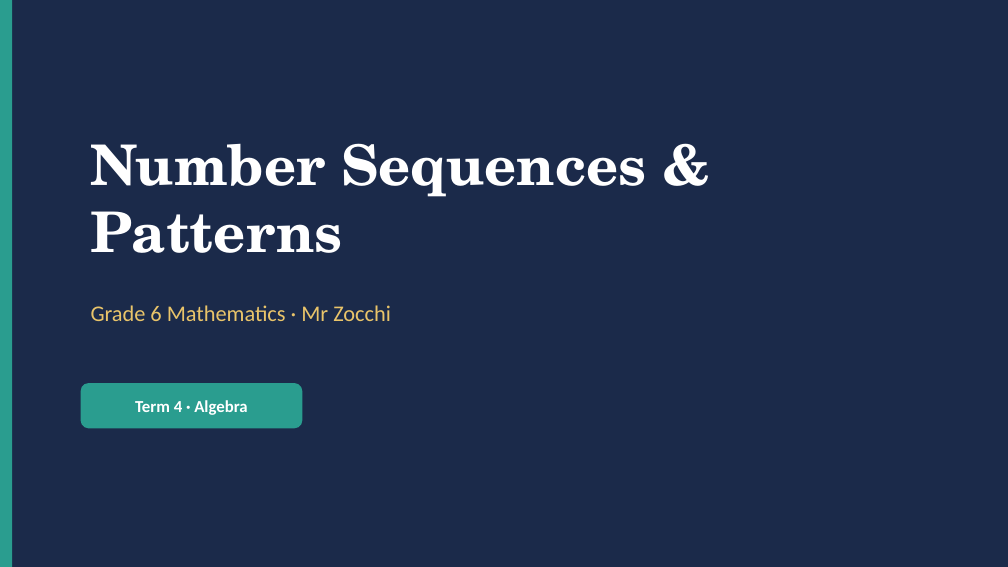
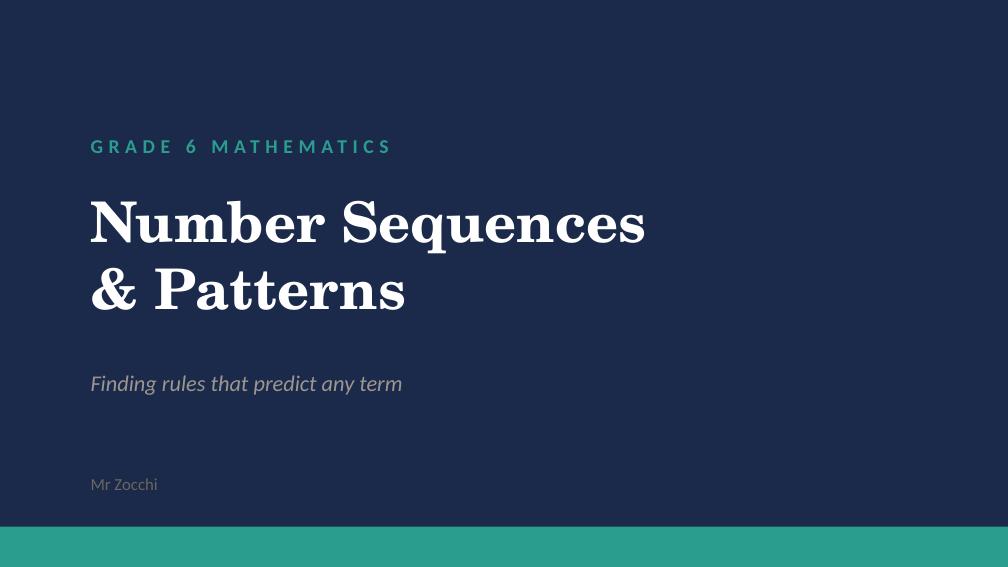
Before and after one commit to briscorey/mrzocchi, a slide deck: slide 1 of static/ppts/G6_Math_T4_Sequences.pptx. Drawn at 1008x567 pixels with LibreOffice and Linux fonts; fonts in the diff are those of the drawing. Boxes give left, top, right and bottom in pixels: in the first picture for what was removed or moved away, otherwise in the second. Text is boxed around its words. In the diff, an @@ line names an element or a change of style, - is before the commit and + after.

Commit message:
Build G6 T4 Algebra: 6 PPTs (inquiry, cultural connections, video recs) + 7 fillable worksheets (5 topics + full revision + revision booklet)

```diff
--- a/static/ppts/G6_Math_T4_Sequences.pptx
+++ b/static/ppts/G6_Math_T4_Sequences.pptx
@@ background #1B2A4A to #FFFFFF @@
@@ rectangle: place and size @@
-rectangle at [0, 0, 12, 566]
+rectangle at [0, 0, 1008, 566]
@@ rectangle at [0, 0, 1008, 566]: fill #2A9D8F to #1B2A4A @@
@@ text at [186, 139, 196, 153]: text changed; size 16 to 14 pt; text colour #E9C46A to #2A9D8F; bold on @@
-Grade 6 Mathematics · Mr Zocchi
+GRADE 6 MATHEMATICS
@@ text "Number Sequences" at [91, 200, 646, 310]: vertical alignment middle to top @@
@@ text at [91, 200, 646, 310]: text changed @@
-Number Sequences & Patterns
+Number Sequences
+& Patterns
@@ rounded rectangle removed at [81, 383, 302, 428] @@
@@ text at [91, 375, 402, 395]: text changed; size 12 to 16 pt; text colour #FFFFFF to #9B9690; bold off; italic on @@
-Term 4 · Algebra
+Finding rules that predict any term
@@ text added at [91, 478, 157, 490], 12 pt, text #6B6660 @@
+Mr Zocchi
@@ rectangle added at [0, 526, 1008, 566], fill #2A9D8F @@
```
Also in this commit, not shown: 8 slides added, 4 slides removed, 12 other files.
